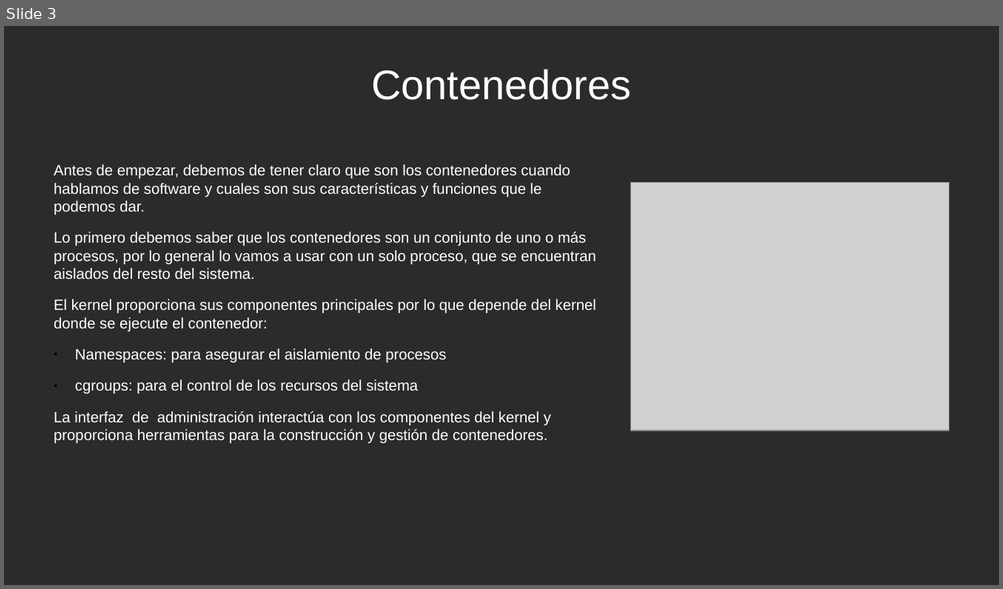
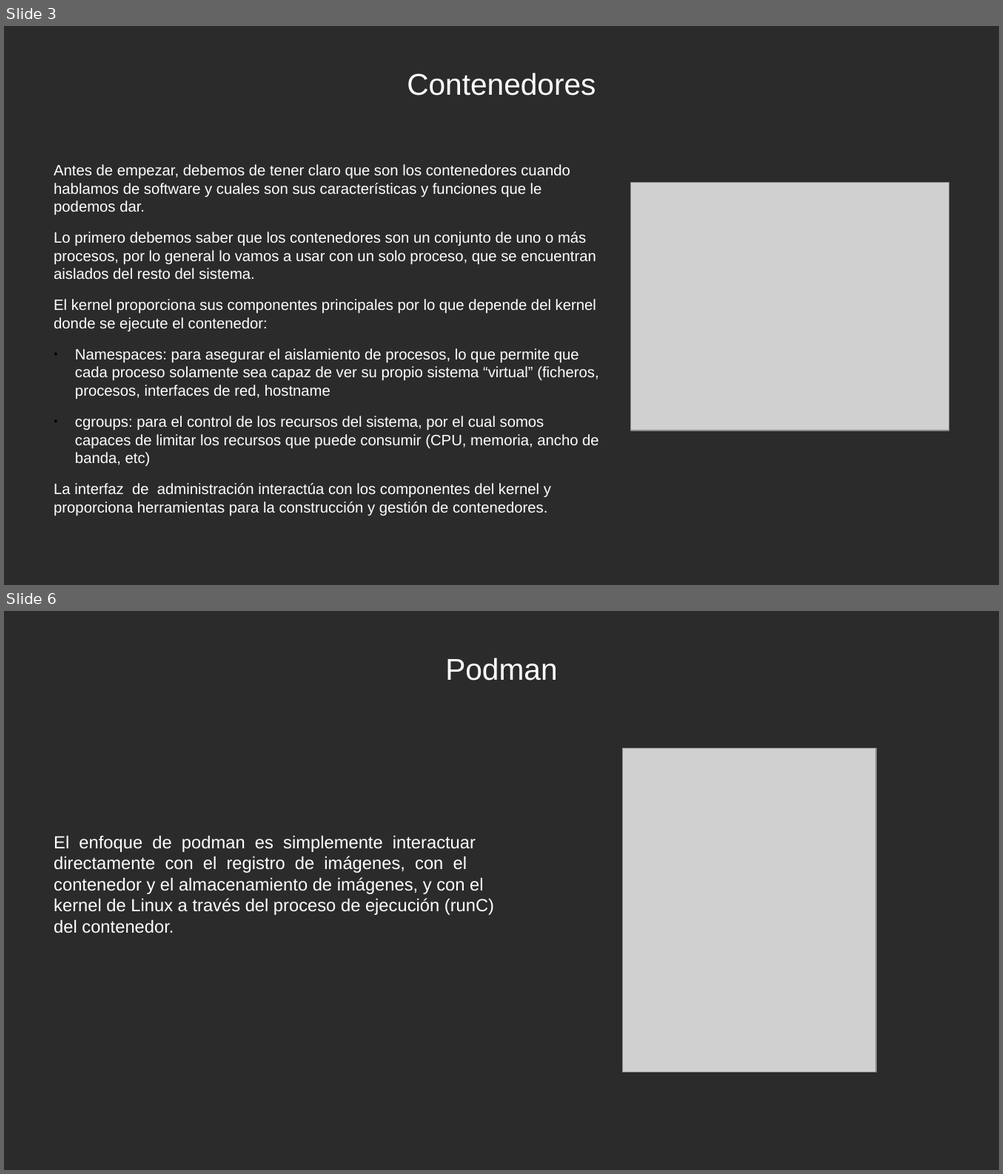
Before and after one commit to FranJaviMN/Proyecto-integrado, a slide deck: Presentación.odp. Shown one above the other, each under a label of ours: slide 3 before the commit, slides 3 and 6 after it; the slides between them are not shown. The pictures are 1003x589 and 1003x1174 pixels, drawn with LibreOffice and Linux fonts; fonts in the diff are those of the drawing; grey boxes stand for pictures; background and template pictures are left out; a plain dark background stands for a picture behind light text. Boxes give left, top, right and bottom in pixels: in the first picture for what was removed or moved away, otherwise in the second. Text is boxed around its words. In the diff, an @@ line names an element or a change of style, - is before the commit and + after.

```diff
--- a/Presentación.odp
+++ b/Presentación.odp
@@ slide 6 added at box(4, 611, 999, 1170), background picture (left out) @@
@@ title added at box(445, 658, 557, 681), 24 pt, text #FFFFFF @@
+Podman
@@ picture added at box(622, 748, 876, 1073) @@
@@ text added at box(54, 836, 494, 934), 14 pt, text #FFFFFF @@
+El enfoque de podman es simplemente interactuar directamente con el registro de imágenes, con el contenedor y el almacenamiento de imágenes, y con el kernel de Linux a través del proceso de ejecución (runC) del contenedor.
@@ slide 3 changed as well @@
@@ title "Contenedores" at box(407, 73, 595, 96): size 33 to 24 pt @@
@@ text at box(75, 349, 599, 467): text changed @@
-● Namespaces: para asegurar el aislamiento de procesos
-● cgroups: para el control de los recursos del sistema
+● Namespaces: para asegurar el aislamiento de procesos, lo que permite que cada proceso solamente sea capaz de ver su propio sistema “virtual” (ficheros, procesos, interfaces de red, hostname
+● cgroups: para el control de los recursos del sistema, por el cual somos capaces de limitar los recursos que puede consumir (CPU, memoria, ancho de banda, etc)
```
Also in this commit, not shown: 2 other slides changed, 3 other slides added, 1 slide removed.
